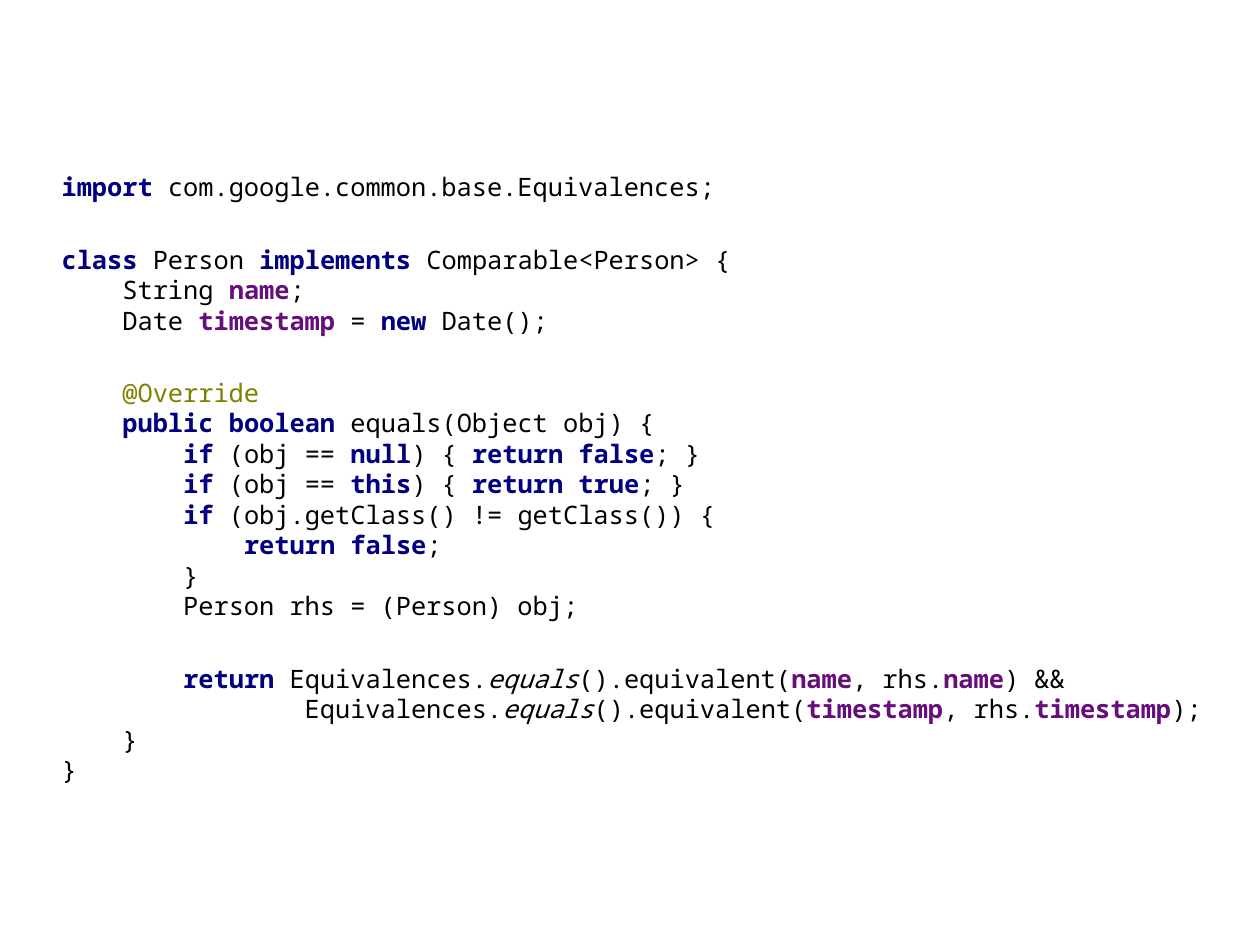
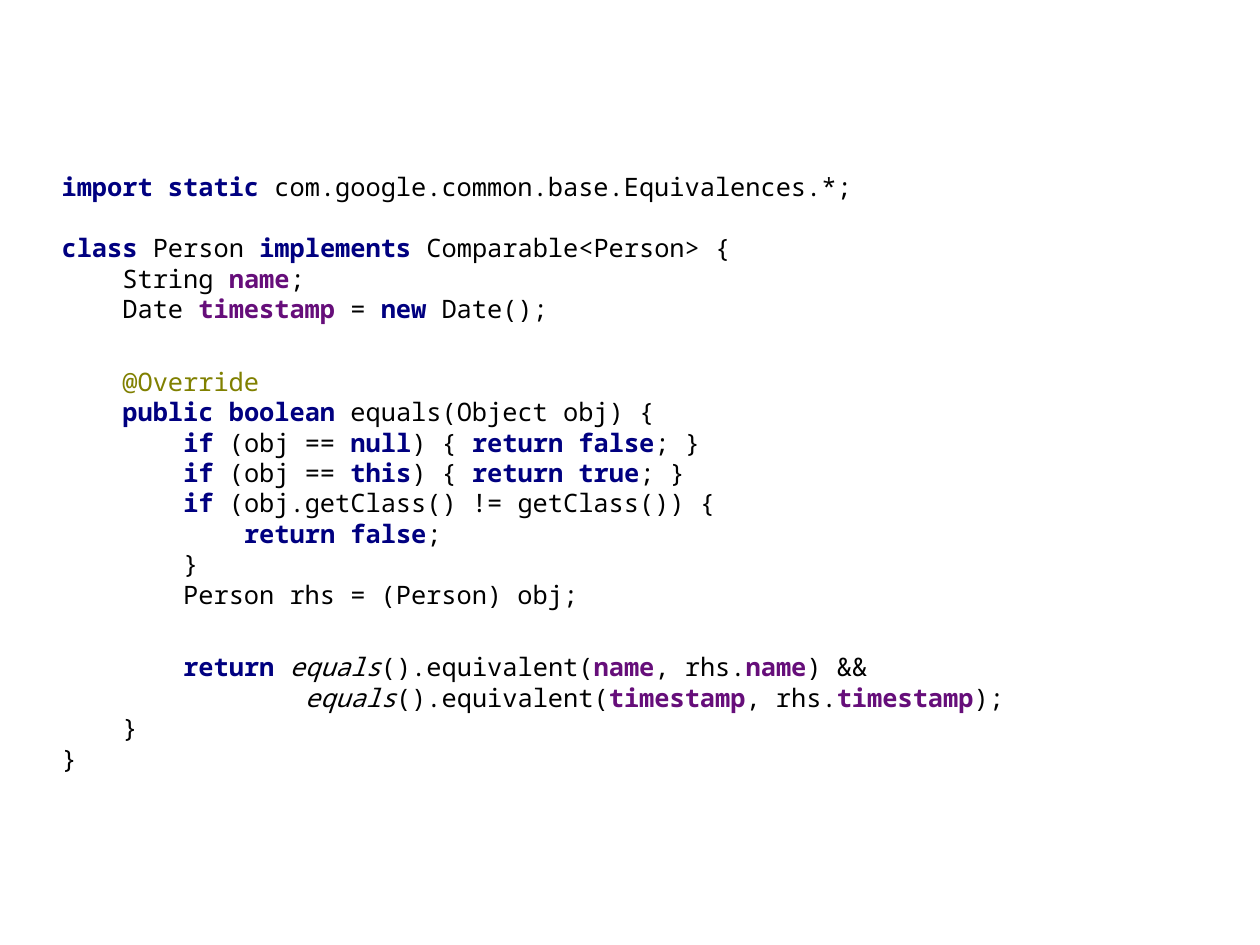
Before and after one commit to HamletDRC/presentations, a slide deck: slide 56 of javaboilerplatebusters/BoilerPlateBusters_33rdDegree.odp (slide 58 before the commit). Drawn at 1260x945 pixels with LibreOffice and Linux fonts; fonts in the diff are those of the drawing; background and template pictures are left out. Boxes give left, top, right and bottom in pixels: in the first picture for what was removed or moved away, otherwise in the second. Text is boxed around its words. In the diff, an @@ line names an element or a change of style, - is before the commit and + after.

```diff
--- a/javaboilerplatebusters/BoilerPlateBusters_33rdDegree.odp
+++ b/javaboilerplatebusters/BoilerPlateBusters_33rdDegree.odp
@@ subtitle at <box>62,176,851,203</box>: text changed @@
-import com.google.common.base.Equivalences;
+import static com.google.common.base.Equivalences.*;
@@ subtitle at <box>183,656,1004,713</box>: text changed @@
-return Equivalences.equals().equivalent(name, rhs.name) &&
-Equivalences.equals().equivalent(timestamp, rhs.timestamp);
+return equals().equivalent(name, rhs.name) &&
+equals().equivalent(timestamp, rhs.timestamp);
```
Also in this commit, not shown: 29 other slides changed, 1 slide added, 2 slides removed.
